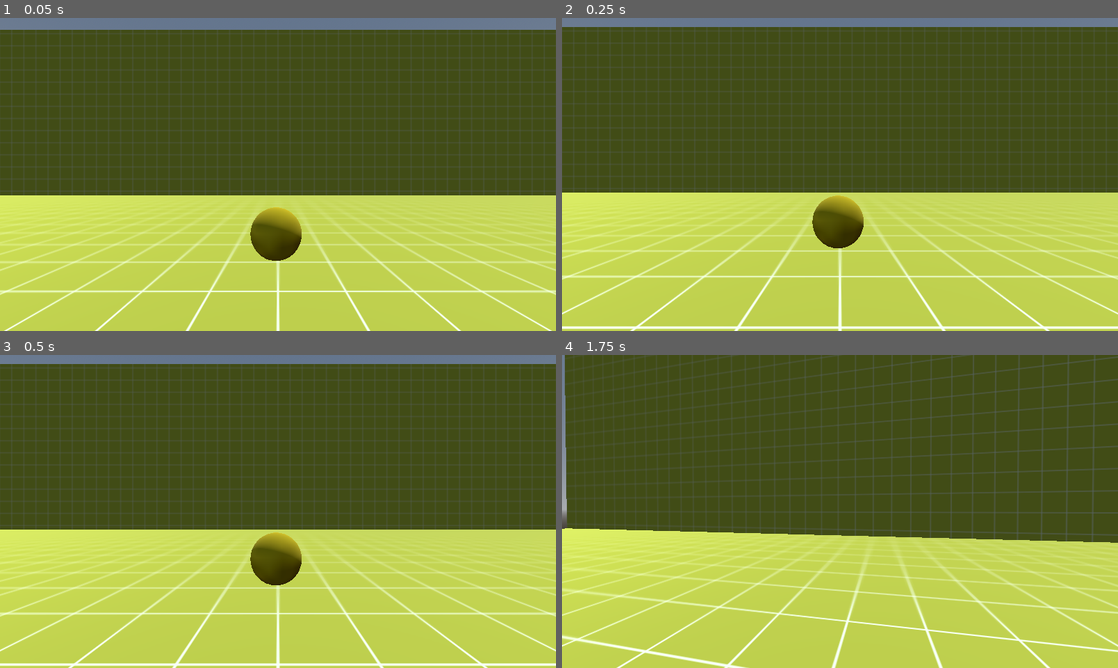
Above: before the commit, frames 1-4 (two rows, left to right).
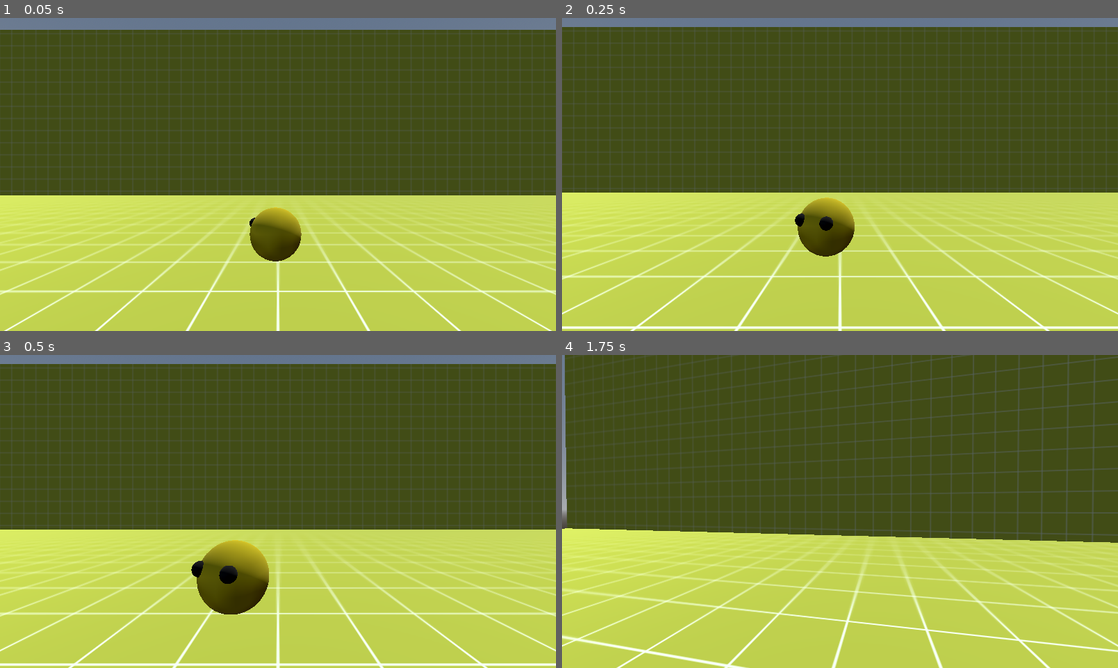
Above: after the commit, the same moments.

Repository: WITBoudicca/DuckCatcher
Game: Godot game, scene res://world/world.tscn
Same seed, same stepped clock (60 frames per second), same inputs: the game is played once before the commit and once after it.
Inputs (mouse positions are in pixels of both pictures, inside the frame that each line leads up to):
- Up to frame 1 (0.05 s): no input
- Up to frame 2 (0.25 s): no input
- Up to frame 3 (0.5 s): no input
- Up to frame 4 (1.75 s): move the mouse to (867, 511) at 0.52 s; press the mouse at (867, 511) at 0.53 s; hold W (forward) from 0.53 s (still down); tap Space (jump) at 0.77, 1.52 s; move the mouse to (812, 511) at 1.27 s; release the mouse at (812, 511) at 1.28 s; tap E (interact) at 1.35 s

The runs differ from the first frame. In frame 1, less than 0.1% of the frame differs, in the area x 44-55%, y 60-78%; in frame 2, 1.3%; in frame 3, 3.4%, in the area x 34-55%, y 56-83%; in frame 4, nothing differs.

Commit message:
Duckling Wander behaviour done
the duckling moves to random targets relative to its home position (initial spawn point)

Diff:
--- a/entities/duckling/duckling.gd
+++ b/entities/duckling/duckling.gd
@@ -1,4 +1,96 @@
 extends CharacterBody3D
+
+@export_group("Movement")
+@export var move_speed: float = 3.0
+@export var acceleration: float = 12.0
+@export var rotation_speed: float = 12.0
+@export var stopping_distance: float = 0.15
+
+@export_group("Wander")
+@export var wander_radius: float = 4.0
+@export var min_wander_distance: float = 1.0
+@export var max_wander_distance: float = 4.0
+@export var min_idle_time: float = 1.0
+@export var max_idle_time: float = 3.0
+
+@onready var brain_timer: Timer = $BrainTimer
+
+var home_position: Vector3
+var target_position: Vector3
+
+
+func _ready() -> void:
+	randomize()
+
+	home_position = global_position
+
+	brain_timer.timeout.connect(_choose_new_target)
+
+	_choose_new_target()
+
+
+func _physics_process(delta: float) -> void:
+	move_to_target(delta)
+	move_and_slide()
+
+
+func move_to_target(delta: float) -> void:
+
+	var direction := target_position - global_position
+	direction.y = 0
+
+	var distance := direction.length()
+
+	if distance <= stopping_distance:
+
+		velocity = velocity.move_toward(
+			Vector3.ZERO,
+			acceleration * delta
+		)
+
+		if brain_timer.is_stopped():
+			brain_timer.start(randf_range(min_idle_time, max_idle_time))
+
+		return
+
+	direction = direction.normalized()
+
+	velocity = velocity.move_toward(
+		direction * move_speed,
+		acceleration * delta
+	)
+
+	rotate_towards(direction, delta)
+
+
+func rotate_towards(direction: Vector3, delta: float) -> void:
+
+	var target_angle := atan2(-direction.x, -direction.z)
+
+	rotation.y = rotate_toward(
+		rotation.y,
+		target_angle,
+		rotation_speed * delta
+	)
+
+
+func _choose_new_target() -> void:
+
+	var angle := randf() * TAU
+
+	var distance := randf_range(
+		min_wander_distance,
+		max_wander_distance
+	)
+
+	var offset := Vector3(
+		cos(angle),
+		0,
+		sin(angle)
+	) * distance
+
+	target_position = home_position + offset
+
 
 @warning_ignore("unused_parameter")
 func catch(by: PlayerController) -> void:
--- a/entities/duckling/duckling.tscn
+++ b/entities/duckling/duckling.tscn
@@ -44,3 +44,7 @@
 [node name="CollisionShape3D" type="CollisionShape3D" parent="." unique_id=421487624]
 transform = Transform3D(1, 0, 0, 0, 1, 0, 0, 0, 1, 0, 0.4671631, 0)
 shape = SubResource("CapsuleShape3D_vdo37")
+
+[node name="BrainTimer" type="Timer" parent="." unique_id=18183521]
+wait_time = 2.0
+one_shot = true
--- a/world/world.tscn
+++ b/world/world.tscn
@@ -5,6 +5,8 @@
 [ext_resource type="PackedScene" uid="uid://clnpmk5pcvcey" path="res://entities/player/player_controller.tscn" id="2_tcf2h"]
 
 [sub_resource type="NavigationMesh" id="NavigationMesh_wt16y"]
+vertices = PackedVector3Array(-23.5, 14.5, -23.5, -23.5, 14.5, -17.25, 23.5, 14.5, -17.25, 23.5, 14.5, -23.5, -23.25, 1, -23.25, -23.25, 1, -17.5, 23.5, 1, -17.5, 23.5, 1, -23.25, -23.5, 1, -16.25, -23.5, 1, 23.5, 23.5, 1, 23.5, 23.5, 1, -16.25)
+polygons = [PackedInt32Array(3, 2, 0), PackedInt32Array(0, 2, 1), PackedInt32Array(7, 6, 4), PackedInt32Array(4, 6, 5), PackedInt32Array(11, 10, 8), PackedInt32Array(8, 10, 9)]
 
 [sub_resource type="StandardMaterial3D" id="StandardMaterial3D_g312j"]
 albedo_texture = ExtResource("1_6xmxd")
